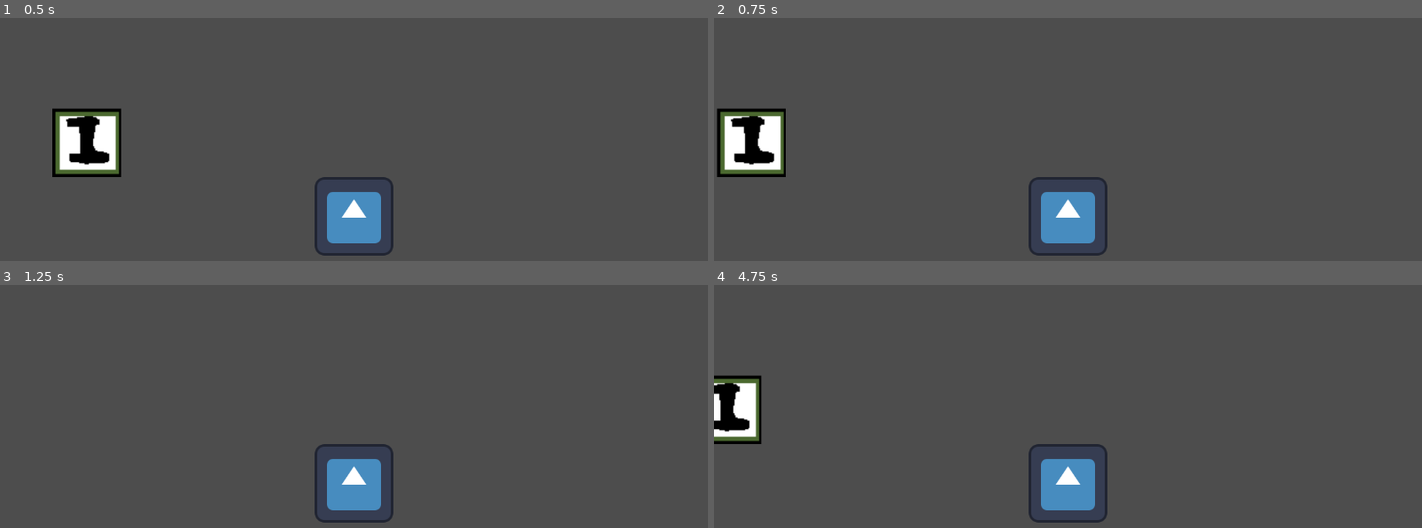
Above: before the commit, frames 1-4 (two rows, left to right).
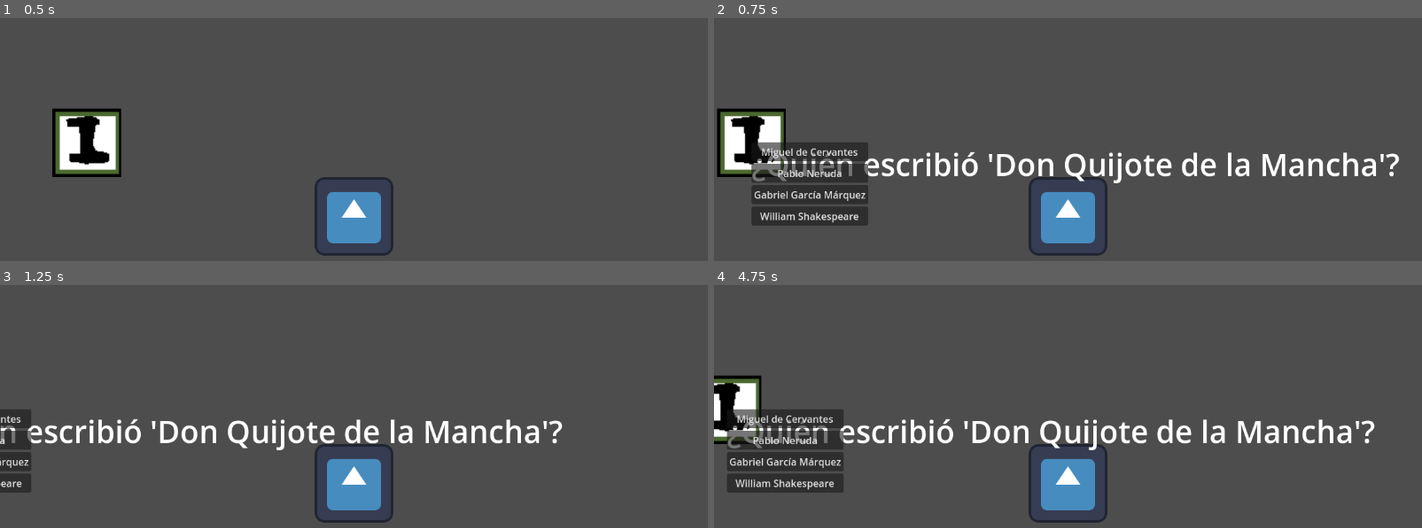
Above: after the commit, the same moments.

Repository: HPK17/juegoIA
Game: Godot game, scene res://interactuable.tscn
The game is run twice, just before and just after one commit, with the same random seed, the same clock (stepped at 60 frames per second) and the same inputs. This scene is started directly instead of the project's main scene. The engine's default icon, where the game draws it, is replaced by a stand-in: a white triangle on a blue panel in a dark square.
Inputs:
- Up to frame 1 (0.5 s): no input
- Up to frame 2 (0.75 s): tap Enter at 0.5 s; hold Right (ui_right) from 0.53 s (still down); hold E (ui_interract) from 0.53 s (still down)
- Up to frame 3 (1.25 s): keep holding Right (ui_right); keep holding E (ui_interract)
- Up to frame 4 (4.75 s): release Right (ui_right) at 1.28 s; release E (ui_interract) at 1.28 s; hold Down (ui_down) 1.28-2.03 s; tap E (ui_interract) at 1.35, 2.85, 4.35 s; hold Right (ui_right) 2.03-2.78 s; hold E (ui_interract) 2.03-2.78 s; tap Space at 2.75 s; hold Up (ui_up) 2.78-3.53 s; hold E (ui_interract) 3.53-4.28 s; hold Left (ui_left) from 3.53 s (still down)

Frame 1 is identical in both runs. In frame 2, 7.3% of the frame differs, in the area x 5-97%, y 50-86%; in frame 3, 4.0%; in frame 4, 7.3%.

Commit message:
preguntas interactuables y agotables

Diff:
--- a/pc.tscn
+++ b/pc.tscn
@@ -1,7 +1,8 @@
-[gd_scene load_steps=5 format=3 uid="uid://b2drg7x4xwrvk"]
+[gd_scene load_steps=6 format=3 uid="uid://b2drg7x4xwrvk"]
 
 [ext_resource type="Script" path="res://script/interactuar2.gd" id="1_isnn7"]
 [ext_resource type="Texture2D" uid="uid://dhv1kc148eobo" path="res://art_2d/object_sprites/test2.png" id="2_sa274"]
+[ext_resource type="PackedScene" uid="uid://duginb7gl6rb7" path="res://ui_quiz.tscn" id="3_dwjg3"]
 
 [sub_resource type="RectangleShape2D" id="RectangleShape2D_4j74m"]
 
@@ -33,5 +34,7 @@
 theme_override_font_sizes/font_size = 100
 text = "E"
 
+[node name="Ui_quiz" parent="." instance=ExtResource("3_dwjg3")]
+
 [connection signal="body_entered" from="Area2D" to="." method="_on_area_2d_body_entered"]
 [connection signal="body_exited" from="Area2D" to="." method="_on_area_2d_body_exited"]
--- /dev/null
+++ b/script/button.gd
@@ -0,0 +1,80 @@
+extends VBoxContainer
+
+@export var pregunta_label: Label
+@export var botones_respuesta: Array[Button]  # Array de botones asignados en el editor
+
+# Lista de preguntas con sus respectivas respuestas y la posición de la correcta
+var preguntas_respuestas: Array = [
+	{"pregunta": "¿Cuál es la capital de Francia?",
+	 "respuestas": ["Madrid", "París", "Londres", "Berlín"],
+	 "correcta": 1},
+
+	{"pregunta": "¿Cuántos planetas hay en el sistema solar?",
+	 "respuestas": ["7", "8", "9", "6"],
+	 "correcta": 1},
+
+	{"pregunta": "¿Quién escribió 'Don Quijote de la Mancha'?",
+	 "respuestas": ["Miguel de Cervantes", "Pablo Neruda", "Gabriel García Márquez", "William Shakespeare"],
+	 "correcta": 0},
+
+	{"pregunta": "¿En qué año llegó el hombre a la Luna?",
+	 "respuestas": ["1969", "1975", "1950", "1982"],
+	 "correcta": 0},
+
+	{"pregunta": "¿Cuál es el metal más abundante en la corteza terrestre?",
+	 "respuestas": ["Hierro", "Oro", "Aluminio", "Plata"],
+	 "correcta": 2}
+]
+
+var preguntas_disponibles: Array = []  # Lista de preguntas sin usar
+var respuesta_correcta: int = -1  # Índice de la respuesta correcta
+
+func _ready():
+	reiniciar_preguntas()  # Copia las preguntas originales a preguntas_disponibles
+	seleccionar_pregunta()  # Escoge la primera pregunta
+
+func reiniciar_preguntas():
+	preguntas_disponibles = preguntas_respuestas.duplicate()  # Duplica la lista de preguntas
+
+func seleccionar_pregunta():
+	if preguntas_disponibles.is_empty():
+		pregunta_label.text = "¡Ya no hay más preguntas!"
+
+		# Vacía y deshabilita los botones
+		for boton in botones_respuesta:
+			boton.text = ""
+			boton.disabled = true
+		return
+
+	var indice = randi_range(0, preguntas_disponibles.size() - 1)
+	var pregunta_seleccionada = preguntas_disponibles[indice]
+
+	# Mostrar la pregunta en la Label
+	pregunta_label.text = pregunta_seleccionada["pregunta"]
+	var opciones = pregunta_seleccionada["respuestas"]
+	respuesta_correcta = pregunta_seleccionada["correcta"]  # Guarda la respuesta correcta
+
+	# Asignar respuestas a los botones
+	for i in range(botones_respuesta.size()):
+		# Desconectar señales anteriores para evitar múltiples conexiones
+		if botones_respuesta[i].is_connected("pressed", funcion_boton):
+			botones_respuesta[i].disconnect("pressed", funcion_boton)
+
+		if i < opciones.size():
+			botones_respuesta[i].text = opciones[i]  # Poner texto de respuesta
+			botones_respuesta[i].disabled = false  # Habilitar botón
+			# Conectar el botón a la función de validación, enviando el índice como parámetro
+			botones_respuesta[i].pressed.connect(funcion_boton.bind(i))
+		else:
+			botones_respuesta[i].text = ""  # Si hay más botones que respuestas, vaciarlos
+			botones_respuesta[i].disabled = true  # Deshabilitarlos
+
+	preguntas_disponibles.remove_at(indice)  # Elimina la pregunta seleccionada
+
+func funcion_boton(indice_boton: int):
+	if indice_boton == respuesta_correcta:
+		print("✅ Respuesta Correcta")
+	else:
+		print("❌ Respuesta Incorrecta")
+
+	seleccionar_pregunta()  # Seleccionar la siguiente pregunta automáticamente
--- a/script/interactuar2.gd
+++ b/script/interactuar2.gd
@@ -1,9 +1,11 @@
 extends StaticBody2D
 
 @export var label : Label
+
 # Called when the node enters the scene tree for the first time.
 func _ready() -> void:
 	label.visible = false
+	$Ui_quiz.visible = false
 
 func _on_area_2d_body_entered(body: Node2D) -> void:
 	if (body is PlayerController) :
@@ -15,7 +17,9 @@
 	if (body is PlayerController):
 		print("Jugador fuera")
 		label.visible = false
+		$Ui_quiz.visible = false
 
 func _input(event: InputEvent) -> void:
 	if event.is_action_pressed("ui_interract") :
+		$Ui_quiz.visible = true
 		print("Interacuando")
--- /dev/null
+++ b/ui_quiz.gd
@@ -0,0 +1,23 @@
+extends VBoxContainer
+
+@export var button1 : Button
+@export var button2 : Button
+@export var button3 : Button
+@export var button4 : Button
+
+
+
+func _on_button_pressed() -> void:
+	print("Respuesta1")
+
+
+func _on_button_2_pressed() -> void:
+	print("Respuesta2")
+
+
+func _on_button_3_pressed() -> void:
+	print("Respuesta3")
+
+
+func _on_button_4_pressed() -> void:
+	print("Respuesta4")
--- /dev/null
+++ b/ui_quiz.tscn
@@ -0,0 +1,56 @@
+[gd_scene load_steps=2 format=3 uid="uid://duginb7gl6rb7"]
+
+[ext_resource type="Script" path="res://script/button.gd" id="1_yine0"]
+
+[node name="Ui_quiz" type="Control"]
+layout_mode = 3
+anchors_preset = 15
+anchor_right = 1.0
+anchor_bottom = 1.0
+grow_horizontal = 2
+grow_vertical = 2
+
+[node name="Label" type="Label" parent="."]
+layout_mode = 1
+anchors_preset = -1
+anchor_right = 0.545
+anchor_bottom = 0.396
+offset_right = 2.15997
+offset_bottom = 4.39197
+theme_override_font_sizes/font_size = 50
+text = "Pregunta random Xd"
+
+[node name="VBoxContainer" type="VBoxContainer" parent="." node_paths=PackedStringArray("pregunta_label", "botones_respuesta")]
+layout_mode = 1
+anchors_preset = -1
+anchor_top = 0.573
+anchor_right = 1.0
+anchor_bottom = 0.872
+offset_top = -1.30402
+offset_right = 3.0
+offset_bottom = -1.05603
+alignment = 1
+script = ExtResource("1_yine0")
+pregunta_label = NodePath("../Label")
+botones_respuesta = [NodePath("Button"), NodePath("Button2"), NodePath("Button3"), NodePath("Button4")]
+
+[node name="Button" type="Button" parent="VBoxContainer"]
+layout_mode = 2
+text = "Opcion A"
+
+[node name="Button2" type="Button" parent="VBoxContainer"]
+layout_mode = 2
+text = "Opcion B"
+
+[node name="Button3" type="Button" parent="VBoxContainer"]
+layout_mode = 2
+text = "Opcion C"
+
+[node name="Button4" type="Button" parent="VBoxContainer"]
+layout_mode = 2
+text = "Opcion D"
+
+[connection signal="pressed" from="VBoxContainer/Button" to="VBoxContainer" method="_on_button_pressed"]
+[connection signal="pressed" from="VBoxContainer/Button2" to="VBoxContainer" method="_on_button_2_pressed"]
+[connection signal="pressed" from="VBoxContainer/Button3" to="VBoxContainer" method="_on_button_3_pressed"]
+[connection signal="pressed" from="VBoxContainer/Button4" to="VBoxContainer" method="_on_button_4_pressed"]
